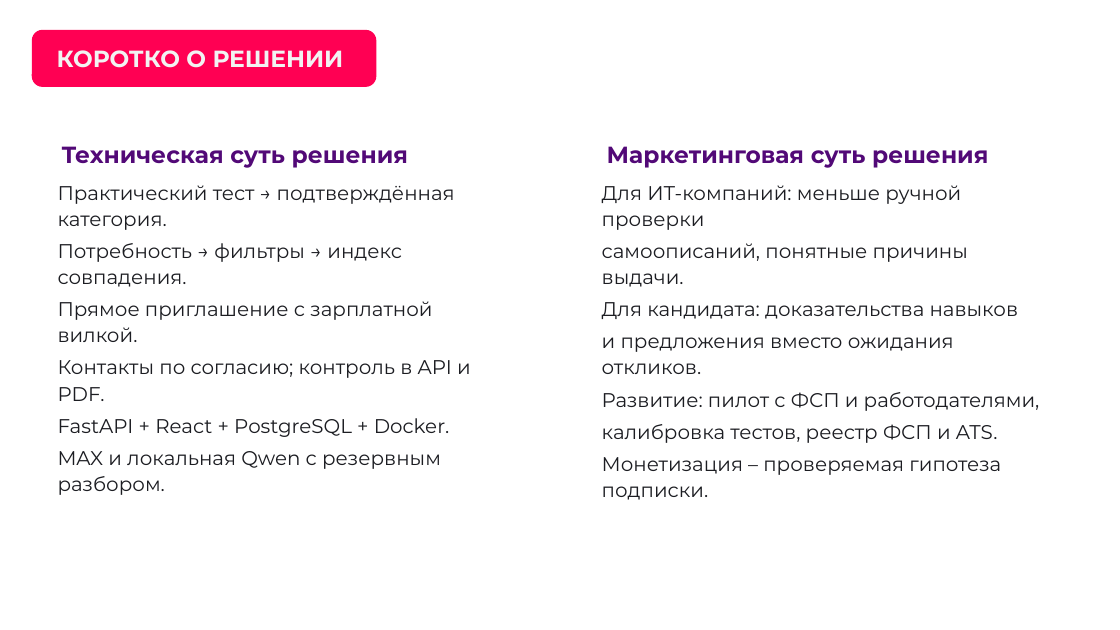
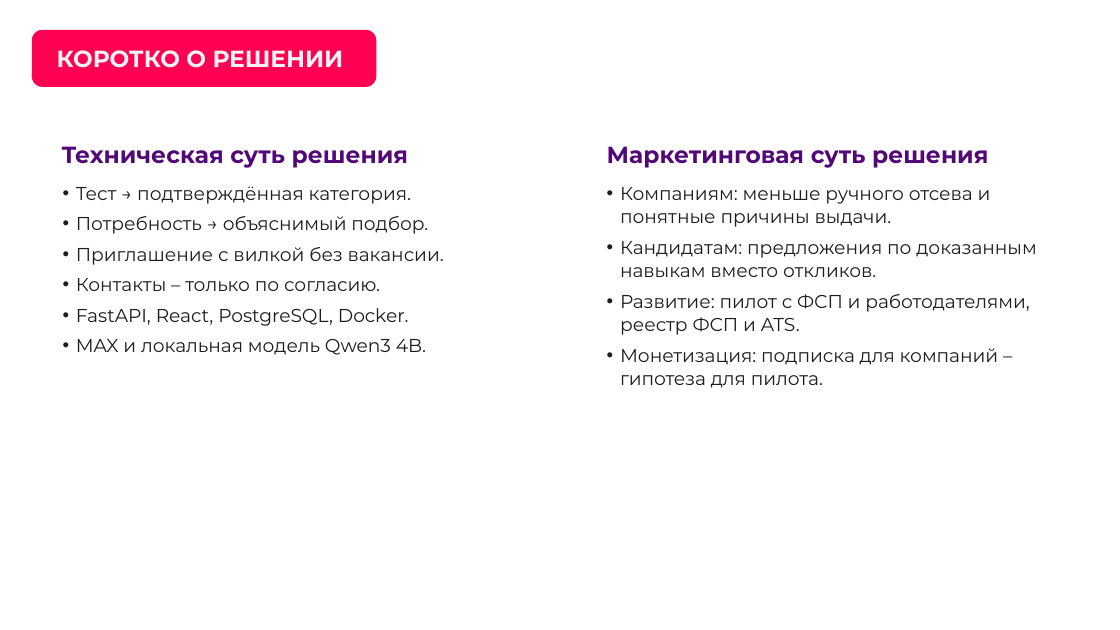
Before and after one commit to Valery766/kodmatch-lct-2026, a slide deck: slide 5 of presentation/КОД.МЭТЧ_unecon.tech_ЛЦТ_ФСП_2026.pptx. Drawn at 1120x630 pixels with LibreOffice and Linux fonts; fonts in the diff are those of the drawing; background and template pictures are left out. Boxes give left, top, right and bottom in pixels: in the first picture for what was removed or moved away, otherwise in the second. Text is boxed around its words. In the diff, an @@ line names an element or a change of style, - is before the commit and + after.

```diff
--- a/presentation/КОД.МЭТЧ_unecon.tech_ЛЦТ_ФСП_2026.pptx
+++ b/presentation/КОД.МЭТЧ_unecon.tech_ЛЦТ_ФСП_2026.pptx
@@ text at bbox=[76, 186, 444, 355]: text changed; size 17 to 16 pt @@
-Практический тест → подтверждённая категория.
-Потребность → фильтры → индекс совпадения.
-Прямое приглашение с зарплатной вилкой.
-Контакты по согласию; контроль в API и PDF.
-FastAPI + React + PostgreSQL + Docker.
-MAX и локальная Qwen с резервным разбором.
+• Тест → подтверждённая категория.
+• Потребность → объяснимый подбор.
+• Приглашение с вилкой без вакансии.
+• Контакты – только по согласию.
+• FastAPI, React, PostgreSQL, Docker.
+• MAX и локальная модель Qwen3 4B.
@@ text at bbox=[620, 187, 1036, 388]: text changed; size 17 to 16 pt @@
-Для ИТ-компаний: меньше ручной проверки
-самоописаний, понятные причины выдачи.
-Для кандидата: доказательства навыков
-и предложения вместо ожидания откликов.
-Развитие: пилот с ФСП и работодателями,
-калибровка тестов, реестр ФСП и ATS.
-Монетизация – проверяемая гипотеза подписки.
+• Компаниям: меньше ручного отсева и понятные причины выдачи.
+• Кандидатам: предложения по доказанным навыкам вместо откликов.
+• Развитие: пилот с ФСП и работодателями, реестр ФСП и ATS.
+• Монетизация: подписка для компаний – гипотеза для пилота.
```
Also in this commit, not shown: 14 other slides changed, 52 other files.
